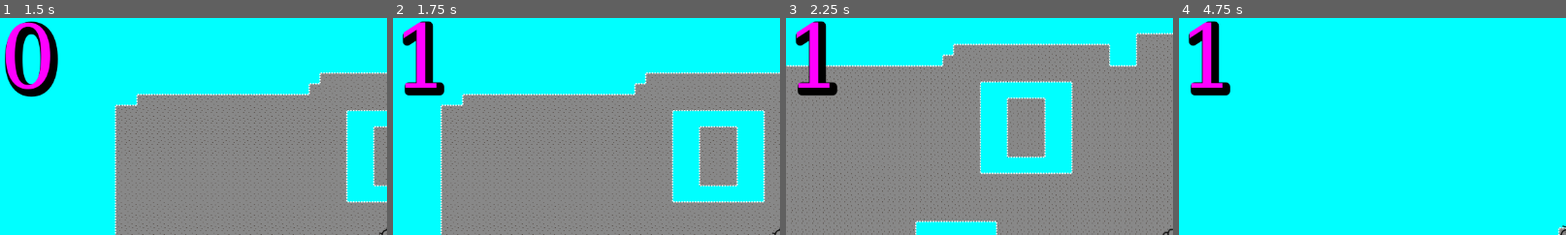
Above: before the commit, frames 1-4 (left to right).
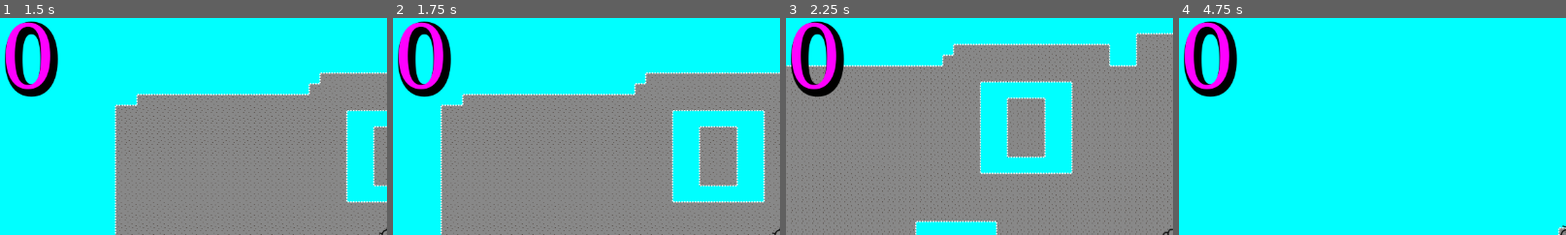
Above: after the commit, the same moments.

Repository: Kagaminara/POUP
Game: Godot game, scene res://scenes/main/main.tscn
Same seed, same stepped clock (60 frames per second), same inputs: the game is played once before the commit and once after it.
Inputs:
- Up to frame 1 (1.5 s): click "Play" at 0.5 s; tap Enter at 1.25 s; hold Right (move_right) from 1.28 s (still down); tap Space (attack) at 1.35 s
- Up to frame 2 (1.75 s): keep holding Right (move_right)
- Up to frame 3 (2.25 s): release Right (move_right) at 2.03 s; hold Down (move_down) from 2.03 s (still down); tap Space (attack) at 2.1 s
- Up to frame 4 (4.75 s): release Down (move_down) at 2.78 s; hold Right (move_right) 2.78-3.53 s; tap Shift (dash) at 2.85 s; tap Space (attack) at 3.05, 3.5, 3.8, 4.35 s; hold Up (move_up) 3.53-4.28 s; tap R at 3.6 s; hold Left (move_left) from 4.28 s (still down)
The pictures show only the part of the screen within x 0-50%, y 0-50%; the shares and areas given below are measured in that part.

Frame 1 is identical in both runs. In frame 2, 3.5% of the frame differs, in the area x 1-16%, y 1-37%; in frame 3, 3.5%; in frame 4, 3.5%.

Commit message:
refactor(zanu): refactor zanu hit detection

Diff:
--- a/POUP2/scenes/attakcs/light_attakc/scripts/attakc.gd
+++ b/POUP2/scenes/attakcs/light_attakc/scripts/attakc.gd
@@ -1,9 +1,8 @@
 extends Node2D
-signal enemy_ded
 
 func _on_body_entered(body):
-	enemy_ded.emit()
-	body.queue_free()
+	if body is Zanu:
+		body.hit(1)
 
 func _on_animation_player_animation_finished(anim_name):
 	$".".queue_free()
--- a/POUP2/scenes/main/main.tscn
+++ b/POUP2/scenes/main/main.tscn
@@ -55,6 +55,5 @@
 
 [connection signal="timeout" from="ZanuTimer" to="." method="_on_mob_timer_timeout"]
 [connection signal="timeout" from="ScoreTimer" to="." method="_on_score_timer_timeout"]
-[connection signal="enemy_kill" from="Player" to="." method="_on_player_enemy_kill"]
 [connection signal="hit" from="Player" to="." method="game_over"]
 [connection signal="start" from="UI" to="." method="new_game"]
--- a/POUP2/scenes/main/scripts/main.gd
+++ b/POUP2/scenes/main/scripts/main.gd
@@ -30,11 +30,14 @@
 	increase_score()
 
 func _on_score_timer_timeout():
-	increase_score()
+	# for now disable timer score update to prevent score and spawn rate from getting out of hand
+	# increase_score()
+	pass
 
 func _on_mob_timer_timeout():
-	$ZanuTimer.wait_time = 5.0 / score
+	$ZanuTimer.wait_time = 5.0 / max(score,1)
 	var mob = Zanu.spawn(mob_spawn_transform(), $Player)
+	mob.connect("enemy_ded", _on_player_enemy_kill)
 	# Spawn the mob by adding it to the Main scene.
 	zenu_container.add_child(mob)
 
--- a/POUP2/scenes/player/scripts/player.gd
+++ b/POUP2/scenes/player/scripts/player.gd
@@ -1,6 +1,5 @@
 extends CharacterBody2D
 signal hit
-signal enemy_kill
 
 @export var speed := 400 # How fast the player will move (pixels/sec).
 @export var attack_scene: PackedScene
@@ -64,14 +63,10 @@
 	hit.emit()
 	$CollisionShape2D.set_deferred("disabled", true)
 
-func on_enemy_ded():
-	enemy_kill.emit()
-
 func attack():
 	if (is_instance_valid(current_attack)):
 		return
 	var attack_scn := attack_scene.instantiate()
-	attack_scn.connect("enemy_ded", on_enemy_ded)
 	self.add_child(attack_scn)
 	current_attack = attack_scn
 
--- a/POUP2/scenes/zanu/scripts/zanu.gd
+++ b/POUP2/scenes/zanu/scripts/zanu.gd
@@ -1,5 +1,7 @@
 class_name Zanu
 extends RigidBody2D
+
+signal enemy_ded
 
 var Player: Node2D
 
@@ -8,6 +10,11 @@
 # Called when the node enters the scene tree for the first time.
 func _ready():
 	$"Est-ce-une-boite".hide()
+
+func hit(amount:int):
+	enemy_ded.emit()
+	self.queue_free()
+
 
 static func spawn(location: Transform2D, player: Node2D):
 	var mob = zanu_scene.instantiate()
